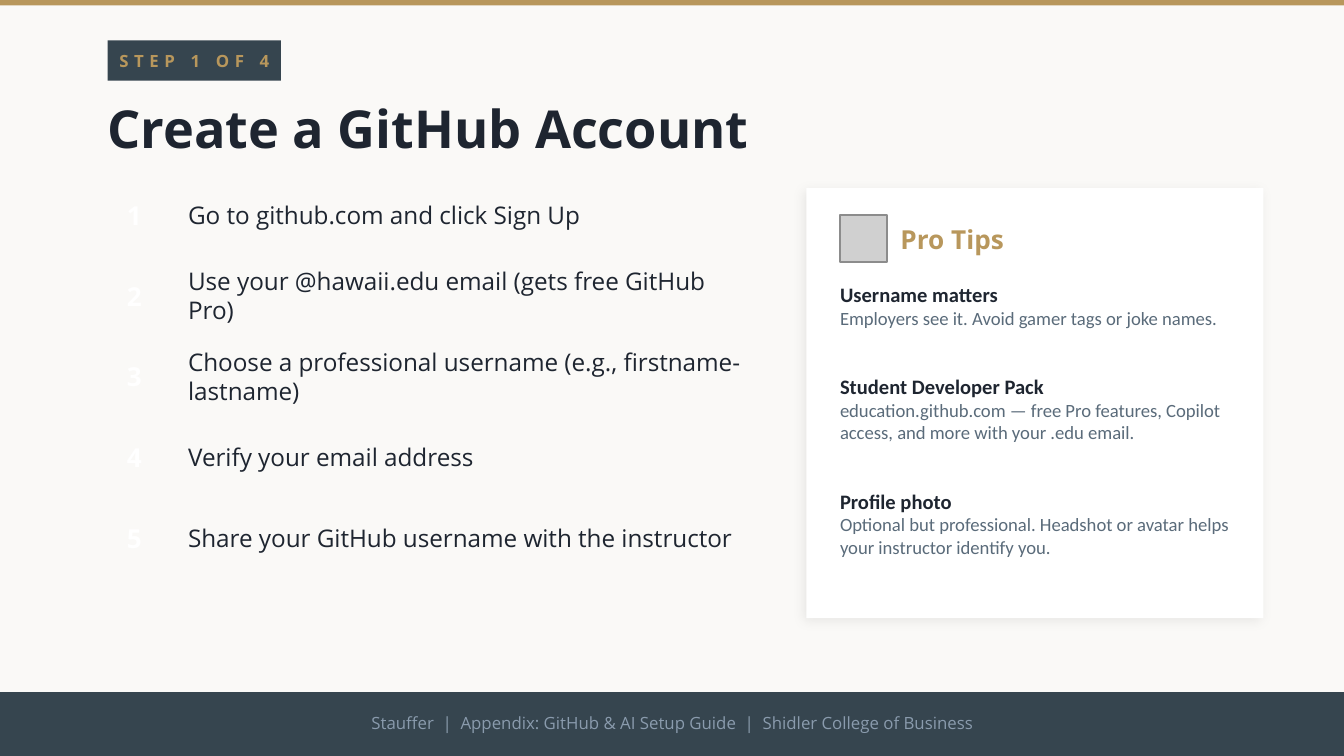
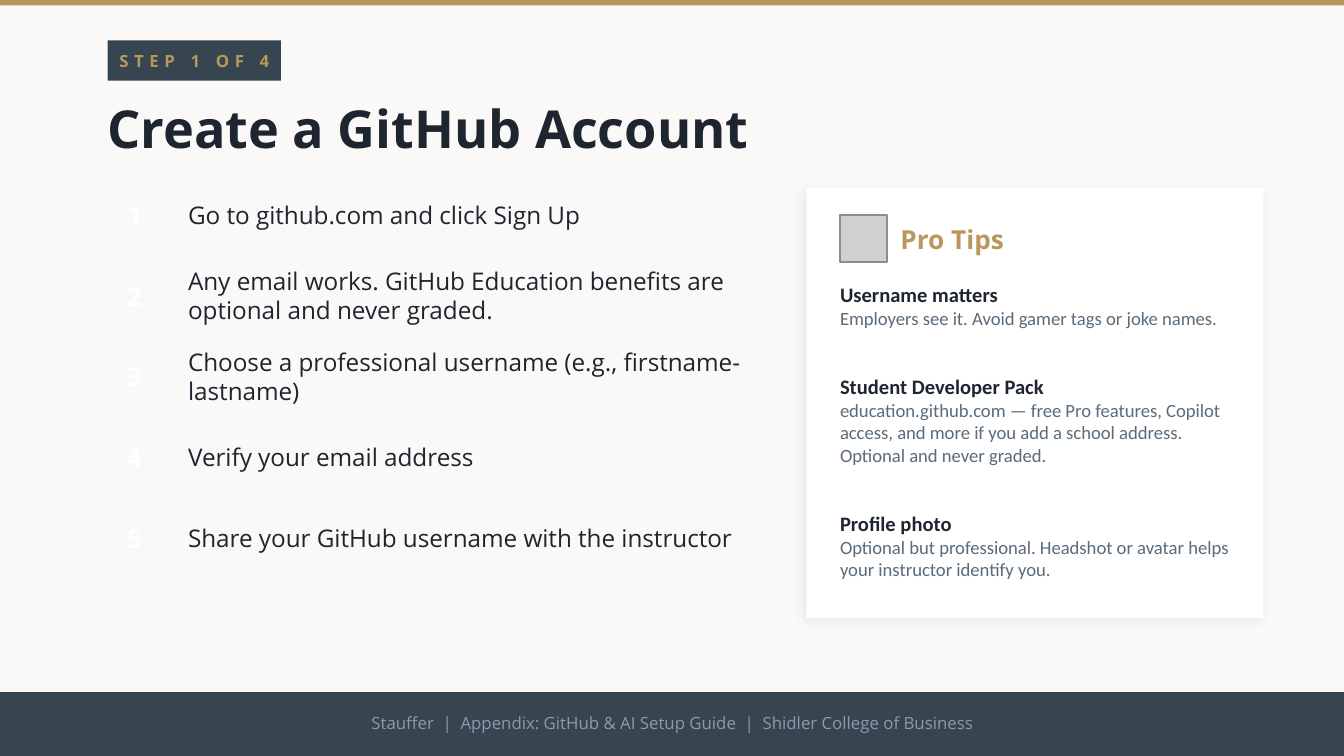
Before and after one commit to adamwstauffer/shidler, a slide deck: slide 3 of docs/presentations/GitHub_AI_Appendix.pptx. Drawn at 1344x756 pixels with LibreOffice and Linux fonts; fonts in the diff are those of the drawing; grey boxes stand for pictures. Boxes give left, top, right and bottom in pixels: in the first picture for what was removed or moved away, otherwise in the second. Text is boxed around its words. In the diff, an @@ line names an element or a change of style, - is before the commit and + after.

```diff
--- a/docs/presentations/GitHub_AI_Appendix.pptx
+++ b/docs/presentations/GitHub_AI_Appendix.pptx
@@ text at [188,271,723,325]: text changed @@
-Use your @hawaii.edu email (gets free GitHub Pro)
+Any email works. GitHub Education benefits are optional and never graded.
@@ text at [840,404,1220,465]: text changed @@
-education.github.com — free Pro features, Copilot access, and more with your .edu email.
+education.github.com — free Pro features, Copilot access, and more if you add a school address. Optional and never graded.
```
Also in this commit, not shown: 1 other slide changed, 8 other files.
